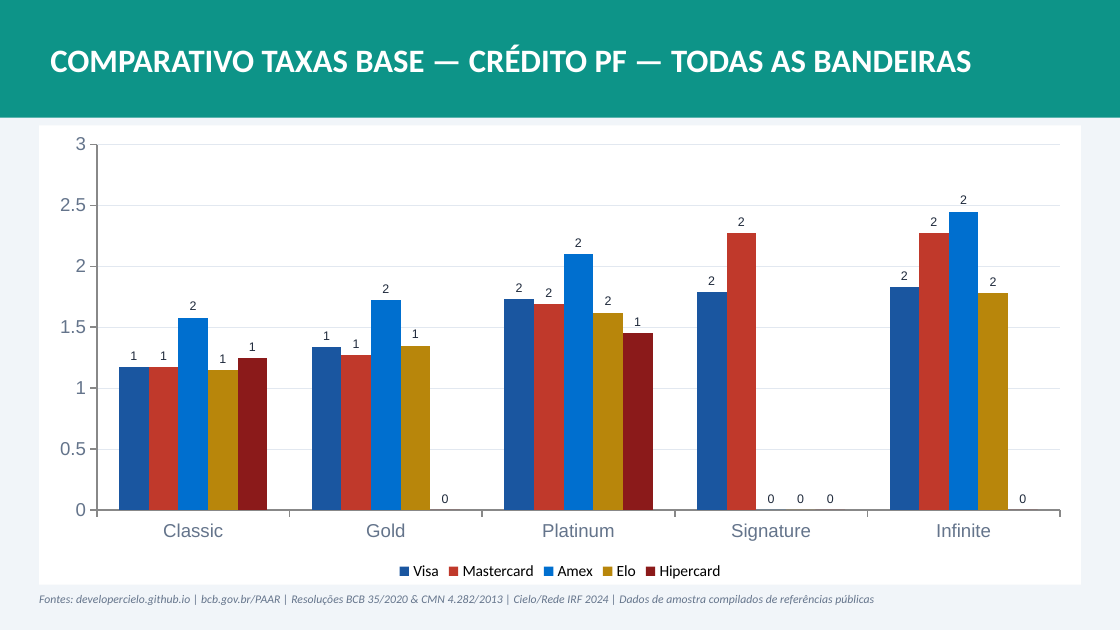
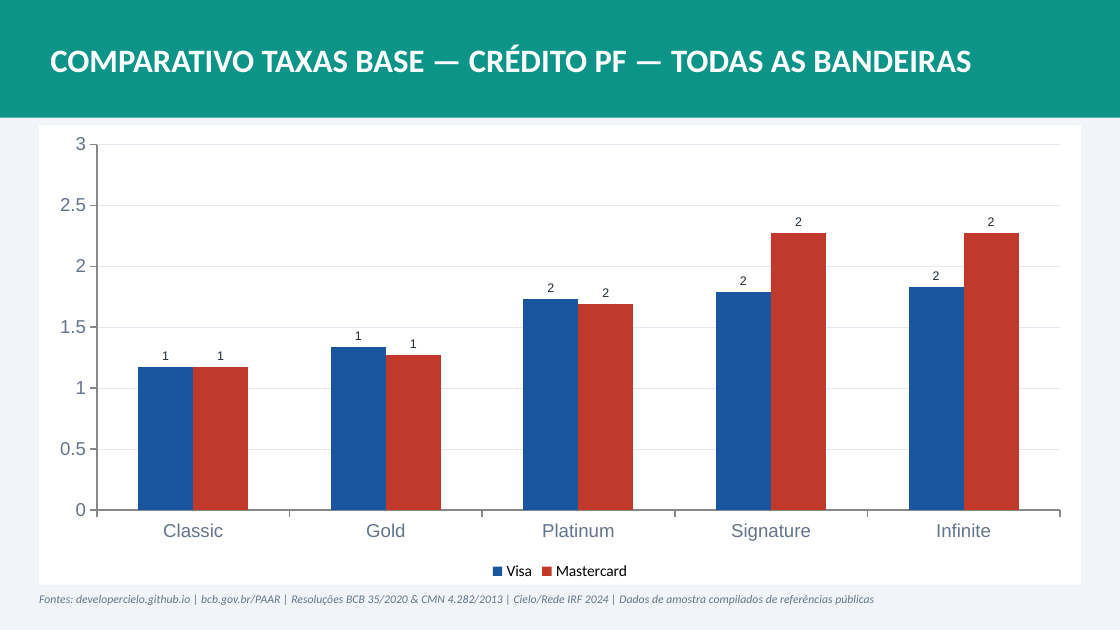
Before and after one commit to nielsencastelo/Interchange-CIELO, a slide deck: slide 6 of docs/Interchange_AI_PhD_Presentation.pptx. Drawn at 1120x630 pixels with LibreOffice and Linux fonts; fonts in the diff are those of the drawing. Boxes give left, top, right and bottom in pixels: in the first picture for what was removed or moved away, otherwise in the second. Text is boxed around its words. In the diff, an @@ line names an element or a change of style, - is before the commit and + after.

```diff
--- a/docs/Interchange_AI_PhD_Presentation.pptx
+++ b/docs/Interchange_AI_PhD_Presentation.pptx
@@ column chart at (39,125,1081,585) @@
-Amex: 2, 2, 2, 0, 2
-Elo: 1, 1, 2, 0, 2
-Hipercard: 1, 0, 1, 0, 0
```
Also in this commit, not shown: 8 other slides changed.
